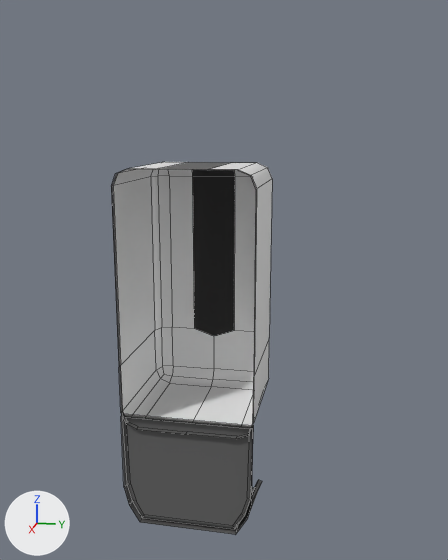
What one commit did to the FBX model ECOE sim/Assets/Art/Environment/Environment_Details/Environment_Details.fbx.
Camera for both pictures: a 50 mm lens placed at (0.514, 0.08, 0.039), pointed at (-0.064, -0.035, -0.106). Arrows for +X, +Y and +Z are at lower left; the lights stay in place. The first picture is the older version. Mesh edges are drawn as thin lines. The same objects are shown in both versions, whatever each file hides. Where no turn or scale is listed for an object, it has been applied to the vertices. Vertices at exactly the same position are counted once.

The scene before the commit, as lines of its bpy script (objects in view):
```python
me_cube_008 = bpy.data.meshes.new('Cube.008')
me_cube_008.from_pydata(...)  # 116 vertices, 98 faces; spans x -0.127..0.0, y -0.122..0.005, z -0.34..0.005
# faces by material slot: [48, 46, 4]
me_cube_008.materials.append(mat_m_plastic_white)  # white #f5f5f5
me_cube_008.materials.append(mat_m_rubber_gray)  # dark grey #5e5e5e
me_cube_008.materials.append(mat_m_plastic_black_gloss)  # black #1e1e1e
ob_alcocholdispenserwall = bpy.data.objects.new('AlcocholDispenserWall', me_cube_008)
ob_alcocholdispenserwall.location = (0.0, 0.0, 0.0)
```
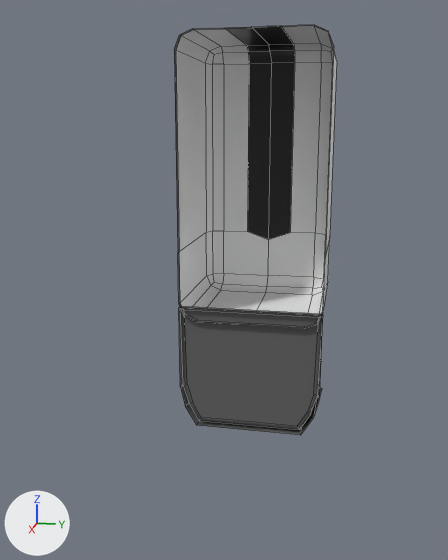
Where the change shows, as pixel boxes (x1, y1, x2, y2) in the pictures (448 x 560 px; the box of a moved part takes in the faces that stretch with it):
'AlcocholDispenserWall', reshaped (10% taller): before (111, 162, 272, 535); after (174, 25, 337, 435)
part 1 of me_cube_008, moved or reshaped: before (121, 414, 262, 535); after (179, 306, 323, 435)
part 2 of me_cube_008, added: after (174, 25, 337, 328)
part 3 of me_cube_008, deleted: before (111, 162, 272, 439)

The change, as a diff of the scene's bpy script:
```diff
--- a/ECOE sim/Assets/Art/Environment/Environment_Details/Environment_Details.fbx.py
+++ b/ECOE sim/Assets/Art/Environment/Environment_Details/Environment_Details.fbx.py
@@ me_cube_008 @@
 # used by ob_alcocholdispenserwall; location = (0.0, 0.0, 0.0)
-me_cube_008.from_pydata(...)  # 116 vertices, 98 faces; spans x -0.127..0.0, y -0.122..0.005, z -0.34..0.005
+me_cube_008.from_pydata(...)  # 121 vertices, 103 faces; spans x -0.127..0.0, y -0.063..0.063, z -0.23..0.115
+# me_cube_008 part 1: the loose piece of 36 vertices spanning x -0.072..0.0, y -0.122..0.005, z -0.34..-0.228 is moved by (0.0, 0.059, 0.111)
+# me_cube_008 part 2: a new loose piece of 85 vertices spanning x -0.127..0.0, y -0.063..0.063, z -0.129..0.115
+# me_cube_008 part 3
+# 80 vertices are removed from x -0.127..0.0, y -0.122..0.005, z -0.24..0.005
+# 69 faces are deleted
 me_cube_008.materials.append(mat_m_plastic_white)
```
